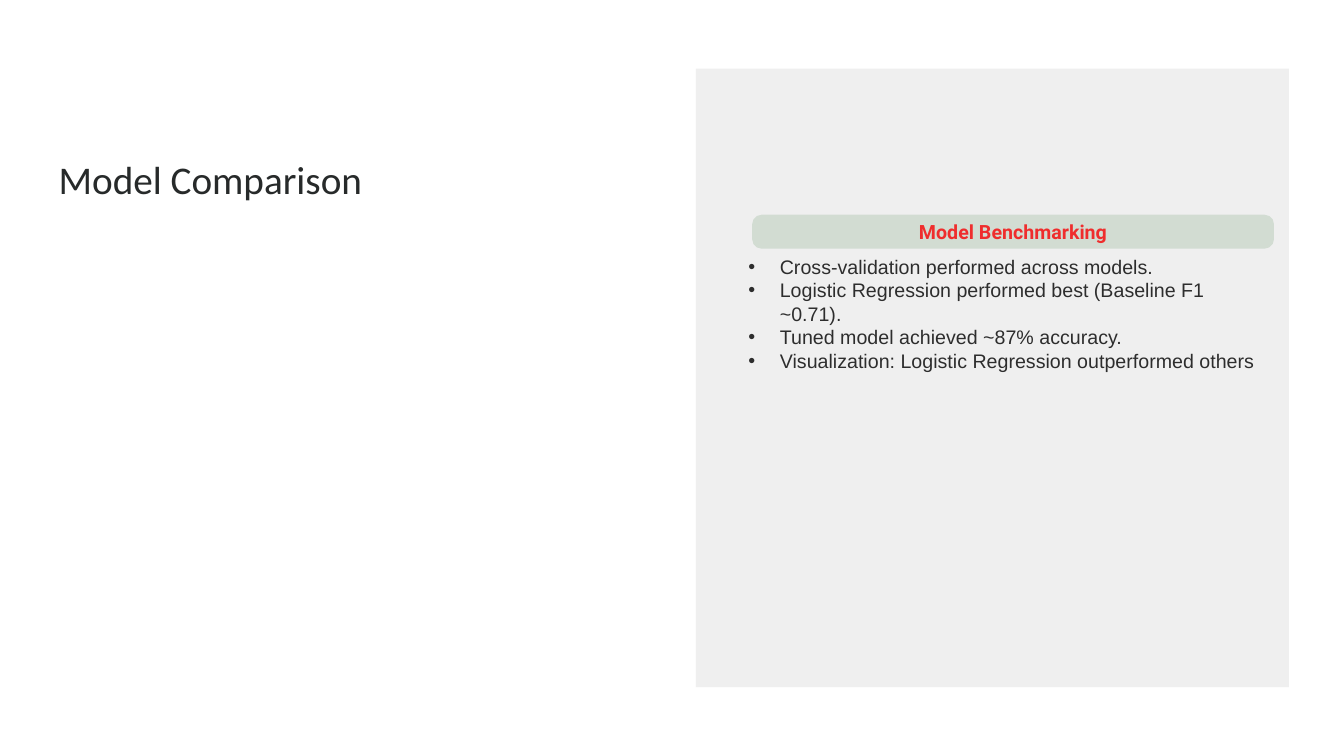
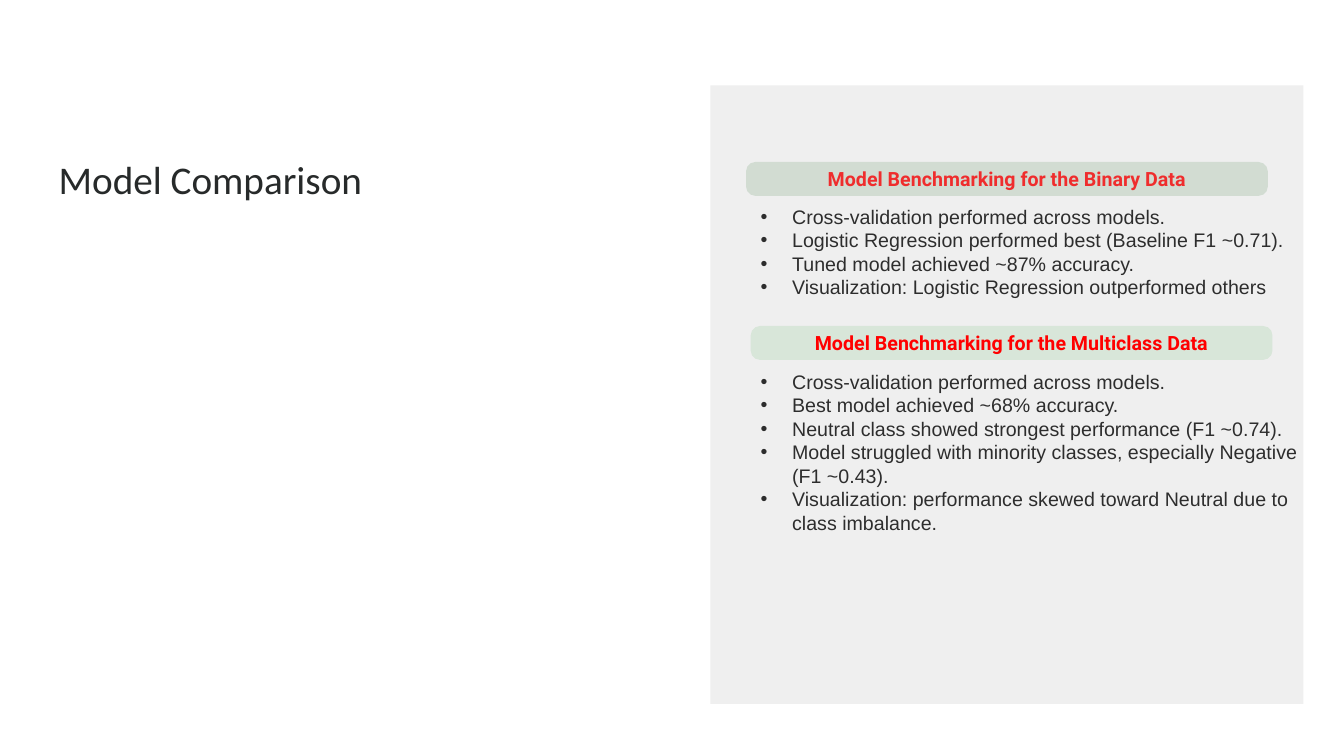
Before and after one commit to KaiFa254/Group_3_NLP_Project_Phase4, a slide deck: slide 10 of presentations/Sentiment_Analysis_of_Tweets_Directed_at_Appl_Google_Products.pptx. Drawn at 1344x756 pixels with LibreOffice and Linux fonts; fonts in the diff are those of the drawing; background and template pictures are left out. Boxes give left, top, right and bottom in pixels: in the first picture for what was removed or moved away, otherwise in the second. Text is boxed around its words. In the diff, an @@ line names an element or a change of style, - is before the commit and + after.

```diff
--- a/presentations/Sentiment_Analysis_of_Tweets_Directed_at_Appl_Google_Products.pptx
+++ b/presentations/Sentiment_Analysis_of_Tweets_Directed_at_Appl_Google_Products.pptx
@@ rectangle moved from (x1=696, y1=69, x2=1290, y2=688) to (x1=711, y1=86, x2=1305, y2=705) @@
@@ rounded rectangle "Model Benchmarking for the Binary ..." moved from (x1=752, y1=215, x2=1274, y2=249) to (x1=746, y1=162, x2=1268, y2=197) @@
@@ text in rounded rectangle at (x1=828, y1=171, x2=1185, y2=190): text changed @@
-Model Benchmarking
+Model Benchmarking for the Binary Data
@@ text "Cross-validation performed across models." moved from (x1=780, y1=259, x2=1254, y2=372) to (x1=792, y1=209, x2=1297, y2=530) @@
@@ rounded rectangle added at (x1=751, y1=326, x2=1273, y2=360), fill #D8E6D9, 14 pt, text #FF0000, bold @@
+Model Benchmarking for the Multiclass Data
@@ text at (x1=792, y1=374, x2=1297, y2=530): paragraphs added @@
+• Cross-validation performed across models.
+• Best model achieved ~68% accuracy.
+• Neutral class showed strongest performance (F1 ~0.74).
+• Model struggled with minority classes, especially Negative (F1 ~0.43).
+• Visualization: performance skewed toward Neutral due to class imbalance.
```
Also in this commit, not shown: 6 other slides changed, 3 slides added, 2 slides removed.
